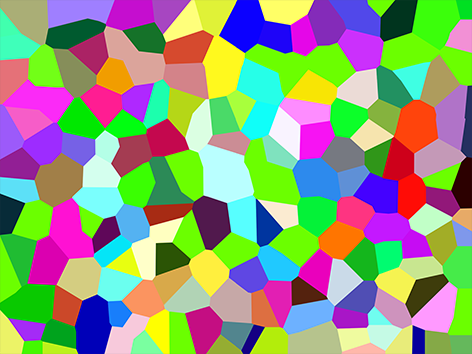
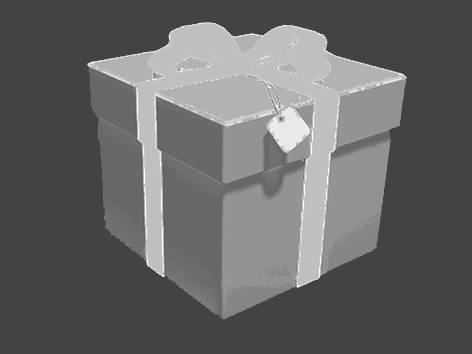
The second w=472, h=354 image is a revision of the first. Changes to its layers:
hid "图层 2" over [0, 0, 472, 354]
painted on "图层 1 拷贝" over [0, 0, 472, 354]
